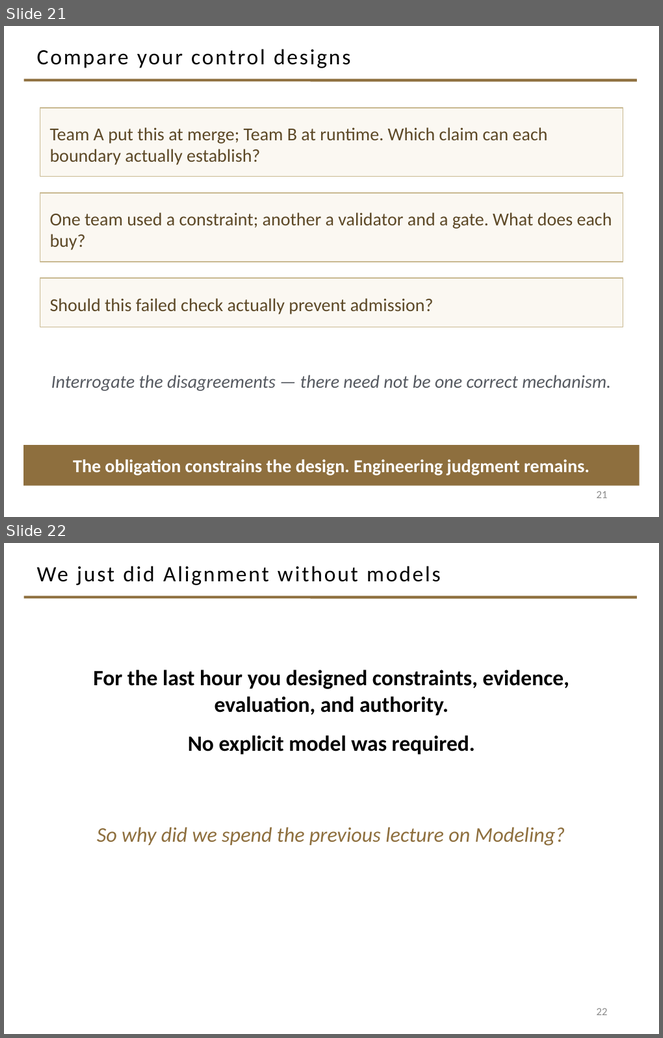
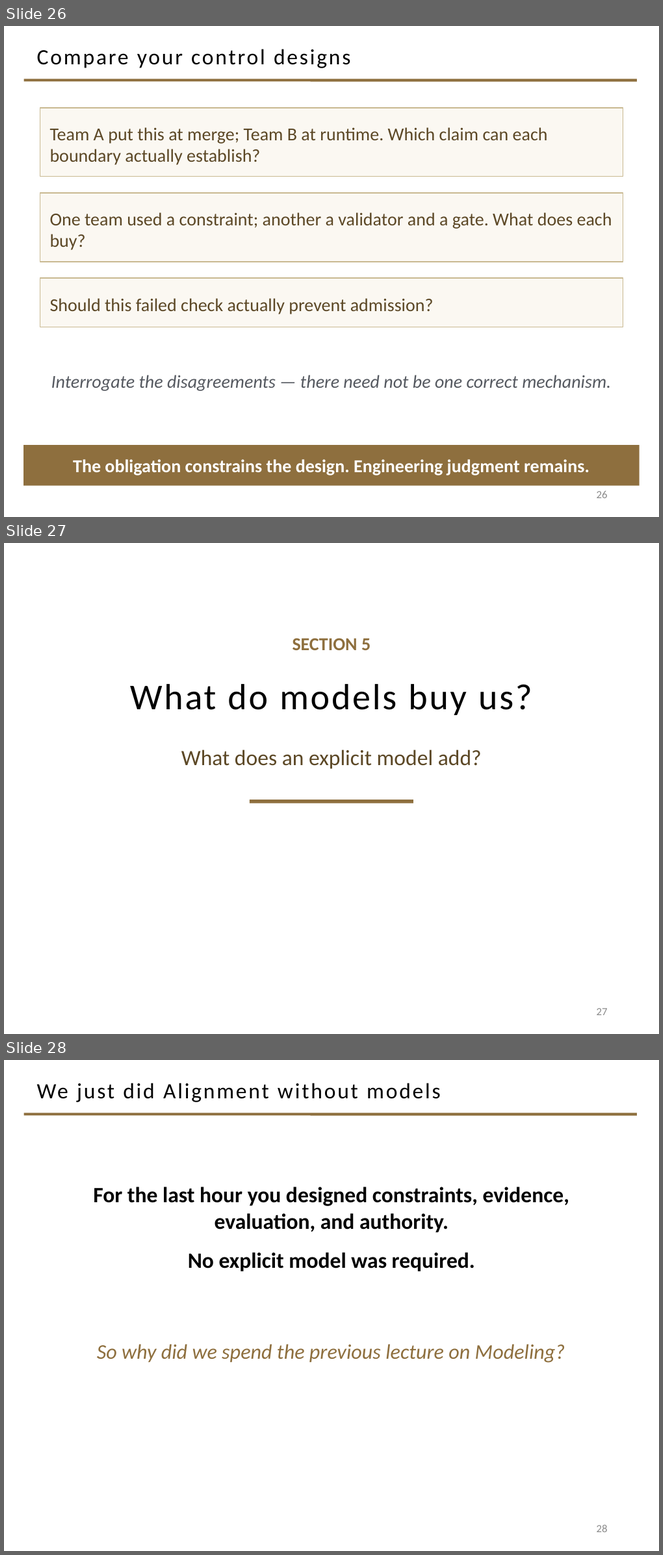
Before and after one commit to davisjam/model-based-agentic-software-engineering, a slide deck: course/lectures/act-2-delegation-and-control/03-alignment/2-3-Alignment.pptx. Shown one above the other, each under a label of ours: slides 21 and 22 before the commit, slides 26, 27 and 28 after it. The pictures are 663x1038 and 663x1555 pixels, drawn with LibreOffice and Linux fonts; fonts in the diff are those of the drawing; background and template pictures are left out. Boxes give left, top, right and bottom in pixels: in the first picture for what was removed or moved away, otherwise in the second. Text is boxed around its words. In the diff, an @@ line names an element or a change of style, - is before the commit and + after.

Commit message:
deck 2-3-Alignment: six section-break slides, in 2-2-2's established style
Inserted one break per section of the revised architecture (SECTION 0-5),
at positions 2, 5, 10, 17, 23, 27 (deck now 33 slides). Geometry, palette,
and type transcribed from 2-2-2's break slides (eyebrow "SECTION N" 20pt
bold gold 8E6F3E; title 40pt centered on the Section layout; question line
24pt 5C4826; centered gold rule), hand-placed on the deck's existing
Section layout -- no layout imported. All six rendered single-line; no
title shortened. Footer-band crowding measured across all content slides:
minimum gap 0.38in, above the 0.2in threshold; nothing to fix.

```diff
--- a/course/lectures/act-2-delegation-and-control/03-alignment/2-3-Alignment.pptx
+++ b/course/lectures/act-2-delegation-and-control/03-alignment/2-3-Alignment.pptx
@@ slide 27 added at (4,543,659,1034), background #FFFFFF @@
@@ text added at (293,638,371,650), 20 pt, text #8E6F3E, bold @@
+SECTION 5
@@ title added at (130,684,532,715), 40 pt, text #000000 @@
+What do models buy us?
@@ text added at (181,750,482,769), 24 pt, text #5C4826 @@
+What does an explicit model add?
@@ rectangle added at (250,800,414,804), fill #8E6F3E @@
@@ page number added at (597,1008,608,1016), 12 pt, text #8C8C8C @@
+27
@@ what was slide 21 is now slide 26 @@
@@ page number at (597,491,608,499): text changed @@
-21
+26
@@ what was slide 22 is now slide 28 @@
@@ page number at (597,1525,608,1533): text changed @@
-22
+28
```
Also in this commit, not shown: 5 other slides added.
